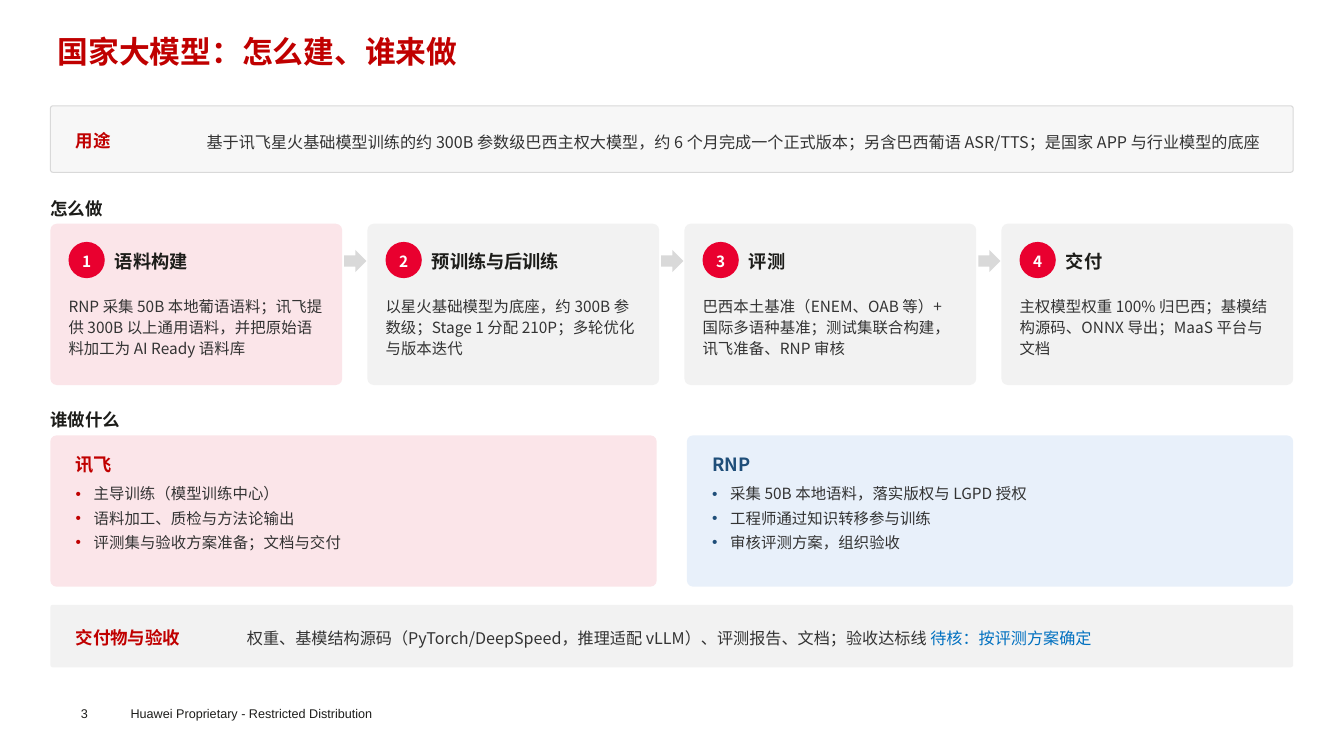
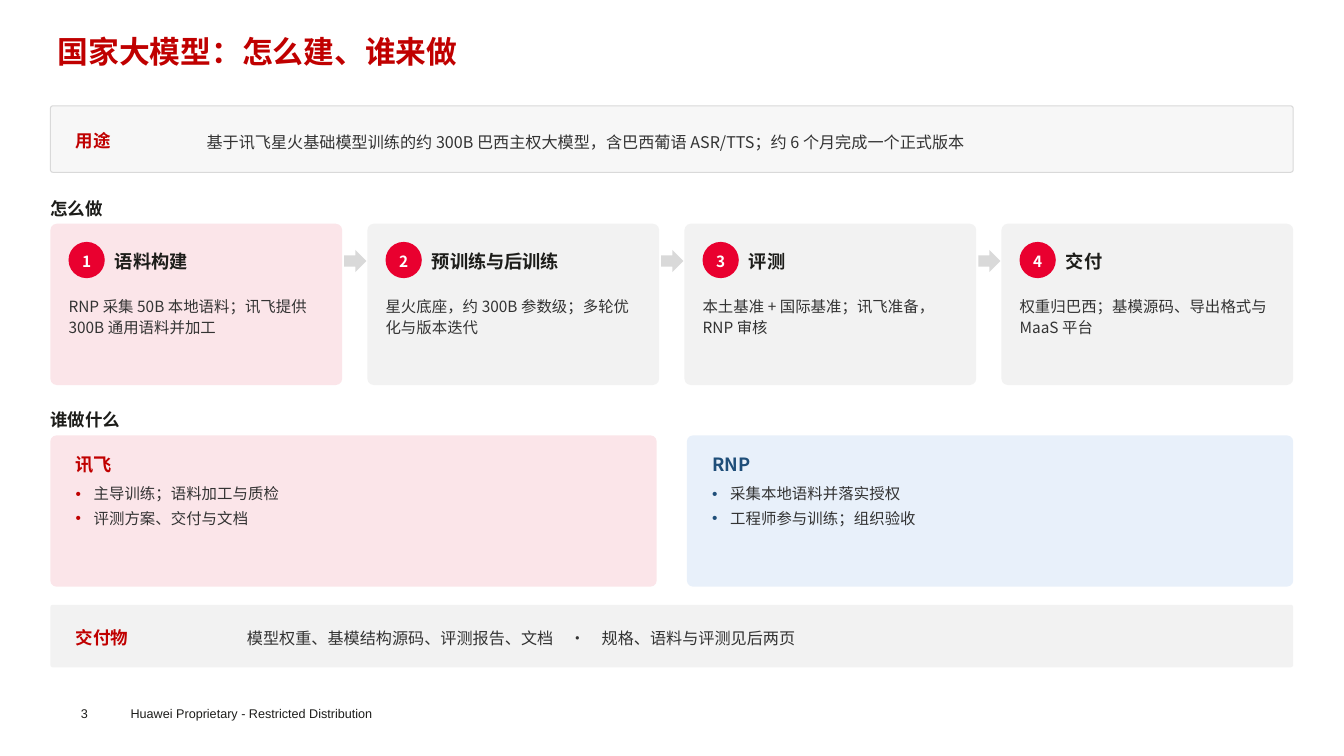
Before and after one commit to chyhcs/wyyh, a slide deck: slide 3 of RNP-讯飞交流-会议版.pptx. Drawn at 1344x756 pixels with LibreOffice and Linux fonts; fonts in the diff are those of the drawing; background and template pictures are left out. Boxes give left, top, right and bottom in pixels: in the first picture for what was removed or moved away, otherwise in the second. Text is boxed around its words. In the diff, an @@ line names an element or a change of style, - is before the commit and + after.

```diff
--- a/RNP-讯飞交流-会议版.pptx
+++ b/RNP-讯飞交流-会议版.pptx
@@ text at bbox=[207, 134, 964, 151]: text changed @@
-基于讯飞星火基础模型训练的约 300B 参数级巴西主权大模型，约 6 个月完成一个正式版本；另含巴西葡语 ASR/TTS；是国家 APP 与行业模型的底座
+基于讯飞星火基础模型训练的约 300B 巴西主权大模型，含巴西葡语 ASR/TTS；约 6 个月完成一个正式版本
@@ text at bbox=[69, 299, 307, 334]: text changed @@
-RNP 采集 50B 本地葡语语料；讯飞提供 300B 以上通用语料，并把原始语料加工为 AI Ready 语料库
+RNP 采集 50B 本地语料；讯飞提供 300B 通用语料并加工
@@ text at bbox=[386, 299, 629, 335]: text changed @@
-以星火基础模型为底座，约 300B 参数级；Stage 1 分配 210P；多轮优化与版本迭代
+星火底座，约 300B 参数级；多轮优化与版本迭代
@@ text at bbox=[703, 299, 934, 335]: text changed @@
-巴西本土基准（ENEM、OAB 等）+ 国际多语种基准；测试集联合构建，讯飞准备、RNP 审核
+本土基准 + 国际基准；讯飞准备，RNP 审核
@@ text at bbox=[1020, 299, 1267, 334]: text changed @@
-主权模型权重 100% 归巴西；基模结构源码、ONNX 导出；MaaS 平台与文档
+权重归巴西；基模源码、导出格式与 MaaS 平台
@@ text at bbox=[94, 486, 279, 526]: text changed @@
-• 主导训练（模型训练中心）
-• 语料加工、质检与方法论输出
-• 评测集与验收方案准备；文档与交付
+• 主导训练；语料加工与质检
+• 评测方案、交付与文档
@@ text at bbox=[730, 486, 915, 526]: text changed @@
-• 采集 50B 本地语料，落实版权与 LGPD 授权
-• 工程师通过知识转移参与训练
-• 审核评测方案，组织验收
+• 采集本地语料并落实授权
+• 工程师参与训练；组织验收
@@ text at bbox=[76, 629, 128, 646]: text changed @@
-交付物与验收
+交付物
@@ text at bbox=[247, 630, 796, 646]: text changed @@
-权重、基模结构源码（PyTorch/DeepSpeed，推理适配 vLLM）、评测报告、文档；验收达标线 待核：按评测方案确定
+模型权重、基模结构源码、评测报告、文档 · 规格、语料与评测见后两页
```
Also in this commit, not shown: 8 other slides changed, 1 other file.
